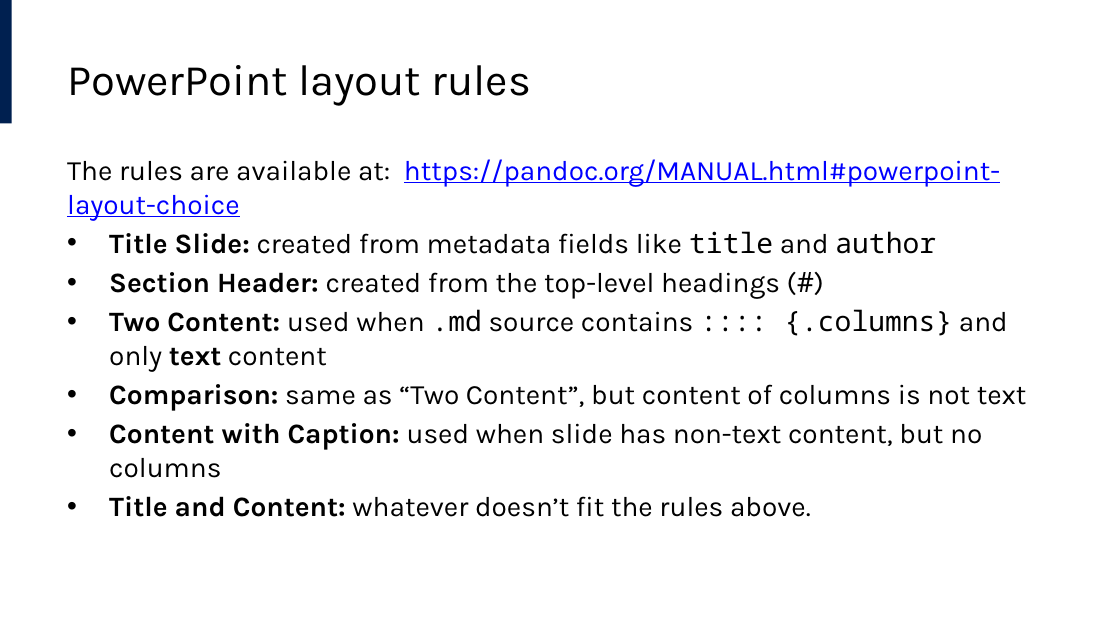
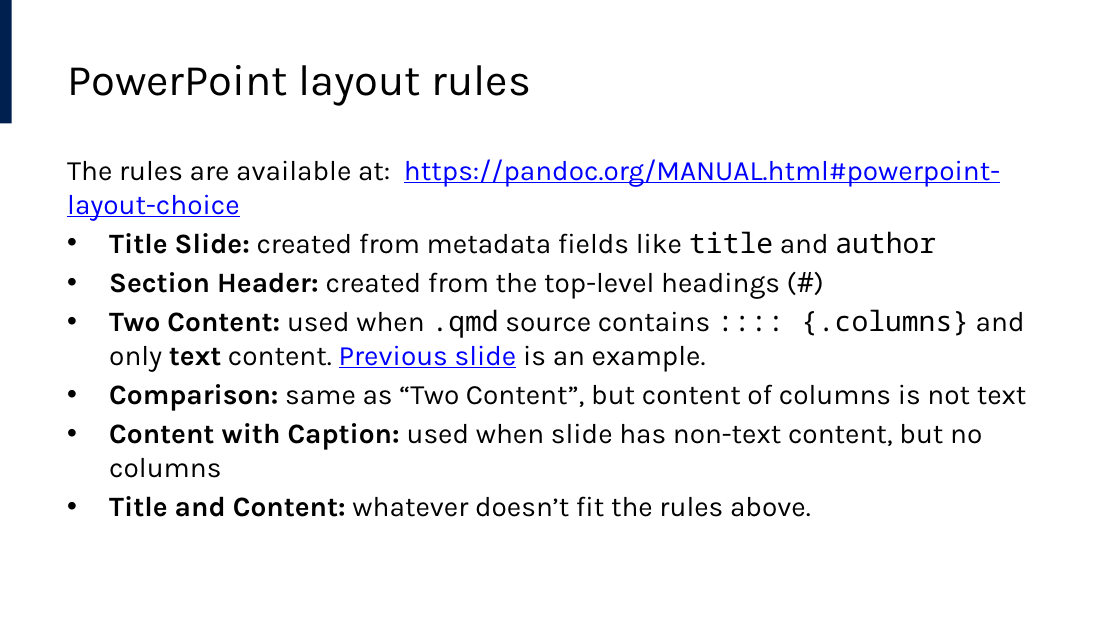
Before and after one commit to lucas-a-meyer/using-quarto, a slide deck: slide 19 of docs/presentation-orig.pptx. Drawn at 1120x630 pixels with LibreOffice and Linux fonts; fonts in the diff are those of the drawing. Boxes give left, top, right and bottom in pixels: in the first picture for what was removed or moved away, otherwise in the second. Text is boxed around its words. In the diff, an @@ line names an element or a change of style, - is before the commit and + after.

```diff
--- a/docs/presentation-orig.pptx
+++ b/docs/presentation-orig.pptx
@@ text at box(109, 309, 1025, 372): text changed @@
-• Two Content: used when .md source contains :::: {.columns} and only text content
+• Two Content: used when .qmd source contains :::: {.columns} and only text content. Previous slide is an example.
```
Also in this commit, not shown: 14 other files.
